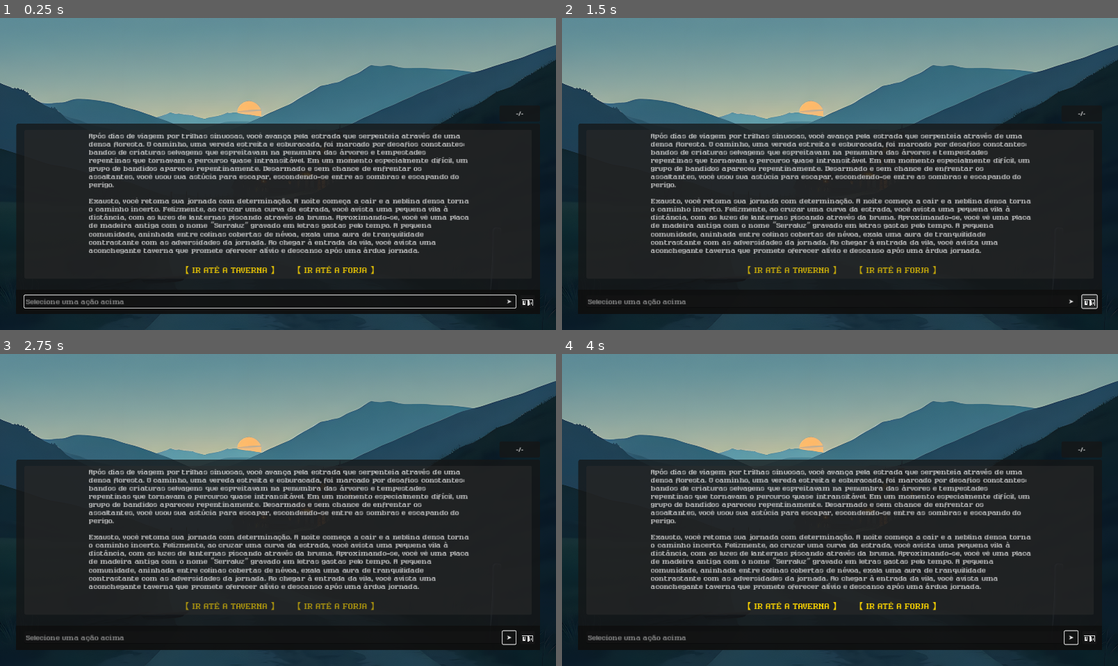
Above: before the commit, frames 1-4 (two rows, left to right).
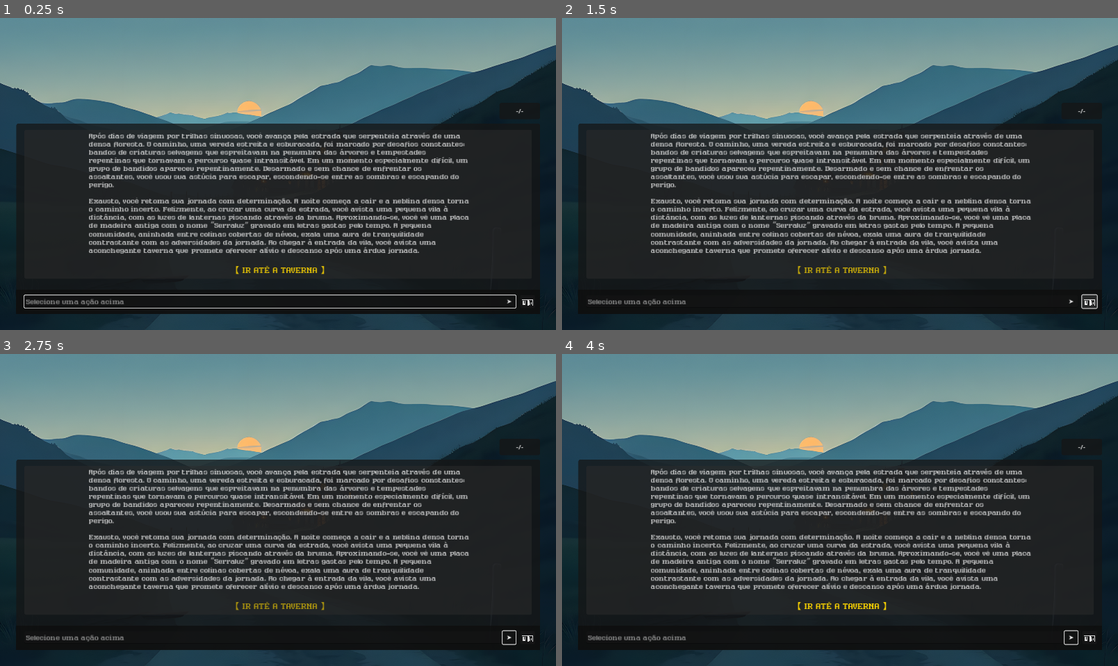
Above: after the commit, the same moments.

Repository: kelbg/serraluz
Game: Godot game, scene res://main.tscn
Two runs of this game, one before a commit and one after it. Both use one fixed random seed, a clock stepped at 60 frames per second and the inputs below. The engine's default icon, where the game draws it, is replaced by a stand-in: a white triangle on a blue panel in a dark square. Sound files missing from this copy of the repository are replaced by a short silence.
Inputs:
- Up to frame 1 (0.25 s): no input
- Up to frame 2 (1.5 s): click "➤" at 0.5 s; click "🗑️" at 1.25 s
- Up to frame 3 (2.75 s): click "➤" at 2 s
- Up to frame 4 (4 s): click "🗑️" at 2.75 s; click "➤" at 3.5 s

The runs differ from the first frame. In frame 1, 0.4% of the frame differs, in the area x 33-95%, y 29-83%; in frame 2, 0.4%; in frame 3, 0.4%; in frame 4, 0.4%.
Error in both runs: Trying to return value of type "Nil" from a function whose return type is "String". (res://scripts/GameController.gd:66)

Commit message:
add custom char name color

Diff:
--- a/characters/Character.gd
+++ b/characters/Character.gd
@@ -4,6 +4,7 @@
 @export var icon: Texture2D
 @export var role: String
 @export var background: Texture2D
+@export var name_color: Color
 @export_multiline var description: String
 @export_multiline var instructions: String
 @export_multiline var previous_interactions: Array[String]
--- a/characters/Graldor.tres
+++ b/characters/Graldor.tres
@@ -8,6 +8,7 @@
 name = "Graldor Pedratorvo"
 icon = ExtResource("1_fnv52")
 role = "ferreiro"
+name_color = Color(1, 0.843137, 0, 0.752941)
 description = "Graldor Pedratorvo é um anão robusto e de barba longa, sempre vestindo um avental de couro surrado e com …(438 unchanged characters)…
 instructions = "Você assumirá o papel de Graldor Pedratorvo, um personagem de um RPG estilo D&D. O jogador irá interagi …(234 unchanged characters)…
 
--- a/characters/Lirian.tres
+++ b/characters/Lirian.tres
@@ -10,6 +10,7 @@
 icon = ExtResource("1_ftecy")
 role = "taverneiro"
 background = ExtResource("1_6ha8j")
+name_color = Color(1, 0.843137, 0, 0.752941)
 description = "Lirian \"Chama Branda\" é um homem reservado e perspicaz, que observa o mundo com a calma de quem já enf …(802 unchanged characters)…
 instructions = "Você assumirá o papel de Lirian \"Chama Branda\", um personagem de um RPG estilo D&D. O jogador irá int …(238 unchanged characters)…
 
--- a/characters/Player.tres
+++ b/characters/Player.tres
@@ -8,6 +8,7 @@
 name = "Você"
 icon = ExtResource("1_ndeu5")
 role = "viajante"
+name_color = Color(0.25098, 0.878431, 0.815686, 0.752941)
 description = ""
 instructions = ""
 previous_interactions = Array[String]([])
--- a/main.tscn
+++ b/main.tscn
@@ -87,9 +87,9 @@
 [node name="ResponseLengthContainer" type="PanelContainer" parent="UI"]
 layout_mode = 0
 offset_left = 1227.0
-offset_top = 215.0
+offset_top = 209.0
 offset_right = 1327.0
-offset_bottom = 255.0
+offset_bottom = 249.0
 theme_override_styles/panel = SubResource("StyleBoxFlat_mial8")
 
 [node name="ResponseLength" type="Label" parent="UI/ResponseLengthContainer"]
--- a/scripts/ChatController.gd
+++ b/scripts/ChatController.gd
@@ -47,11 +47,6 @@
 		"type": "chat",
 		"target": "Lirian \"Chama Branda\"",
 		"text": "【 IR ATÉ A TAVERNA 】"
-		},
-		{
-		"type": "chat",
-		"target": "Graldor Pedratorvo",
-		"text": "【 IR ATÉ A FORJA 】"
 		}
 	])
 
@@ -69,8 +64,11 @@
 	else:
 		new_msg = message_template.instantiate()
 		# new_msg.get_node("VBoxContainer/CharacterName").text = from.name.to_upper()
-		new_msg.get_node("VBoxContainer/CharacterName").text = "%s (%s)" % [from.name.to_upper(), from.role]
-		new_msg.get_node("VBoxContainer/HBoxContainer/CharacterIcon").texture = from.icon
+		var name_control := new_msg.get_node("VBoxContainer/CharacterName")
+		var char_icon_control := new_msg.get_node("VBoxContainer/HBoxContainer/CharacterIcon")
+		name_control.text = "%s (%s)" % [from.name.to_upper(), from.role]
+		name_control.add_theme_color_override("font_color", from.name_color)
+		char_icon_control.texture = from.icon
 
 	new_msg.get_node("VBoxContainer/HBoxContainer/CharacterMessage").text = msg
 	chat_container.add_child(new_msg)
